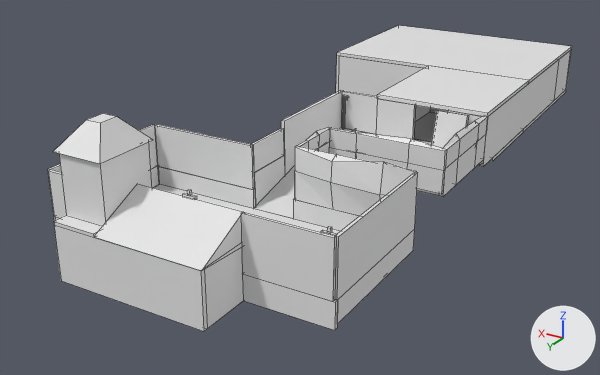
Before and after pictures for a commit that changed the Blender file sample/bl1/bl1.blend.
Both versions are drawn from a 50 mm camera at (-43.9, 101.7, 31.8) aimed at (-2.5, 32.6, -2.8). Lighting does not change. The marker at lower right points along +X, +Y and +Z. Mesh edges are drawn as thin lines on the coarser meshes.

Objects in the first picture: 'Graveyard'.
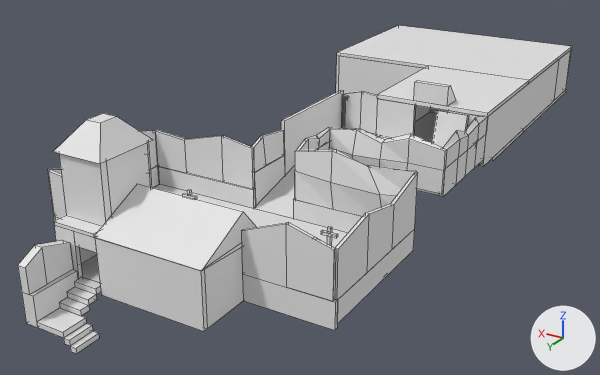
The edits, one by one:
me_cube_001 is used by ob_graveyard; location (0.0, 0.0, 0.0).
me_cube_001 had 760 vertices, 588 faces and spanned x -19.2..9.6, y -8.8..60.5, z -2.2..11.0.
me_cube_001 now has 1044 vertices, 814 faces and spans x -19.2..9.6, y -8.8..65.2, z -4.4..11.0.
me_cube_001 part 1: a new loose piece, a box spanning x -0.65..-0.25, y 53.69..58.39, z 2.9..8.7.
me_cube_001 part 2: a new loose piece, a box spanning x -0.75..1.55, y 60.09..60.49, z 1.6..2.9.
me_cube_001 part 3: a new loose piece, a box spanning x -0.75..1.55, y 60.09..60.99, z -1.9..-1.4.
me_cube_001 part 4: a new loose piece, a box spanning x -0.75..1.55, y 60.99..61.89, z -2.4..-1.9.
me_cube_001 part 5: a new loose piece, a box spanning x -0.75..1.55, y 61.89..62.79, z -2.9..-2.4.
me_cube_001 part 6: a new loose piece, a box spanning x -1.25..1.55, y 62.79..65.19, z -3.4..-2.9.
me_cube_001 part 7: a new loose piece, a box spanning x 1.5..2.8, y 60.6..65.2, z -3.4..-0.6.
me_cube_001 part 8: a new loose piece, a box spanning x -1.85..-1.25, y 62.79..65.19, z -3.9..-3.4.
me_cube_001 part 9: a new loose piece, a box spanning x -2.45..-1.85, y 62.79..65.19, z -4.4..-3.9.
me_cube_001 part 10: 65 vertices moved from x -19.1..9.6, y 23.2..60.5, z -2.2..5.9 to x -19.1..9.6, y 23.2..60.5, z -2.2..6.3; 132 vertices added at x -19.1..9.6, y 21.4..65.2, z -2.2..8.7.

Pixel boxes (x1, y1, x2, y2) of what changed, in the pictures (600 x 375 px):
'Graveyard', reshaped (7% taller): before (48, 25, 572, 331); after (18, 25, 572, 354)
part 1 of me_cube_001, added: after (106, 143, 150, 215)
part 2 of me_cube_001, added: after (73, 231, 96, 252)
part 3 of me_cube_001, added: after (74, 277, 101, 294)
part 4 of me_cube_001, added: after (67, 287, 97, 305)
part 5 of me_cube_001, added: after (59, 297, 89, 316)
part 6 of me_cube_001, added: after (37, 308, 86, 338)
part 7 of me_cube_001, added: after (22, 269, 78, 327)
part 8 of me_cube_001, added: after (64, 323, 93, 346)
part 9 of me_cube_001, added: after (70, 331, 99, 354)
part 10 of me_cube_001, built on: before (48, 91, 487, 301); after (18, 81, 487, 331)
